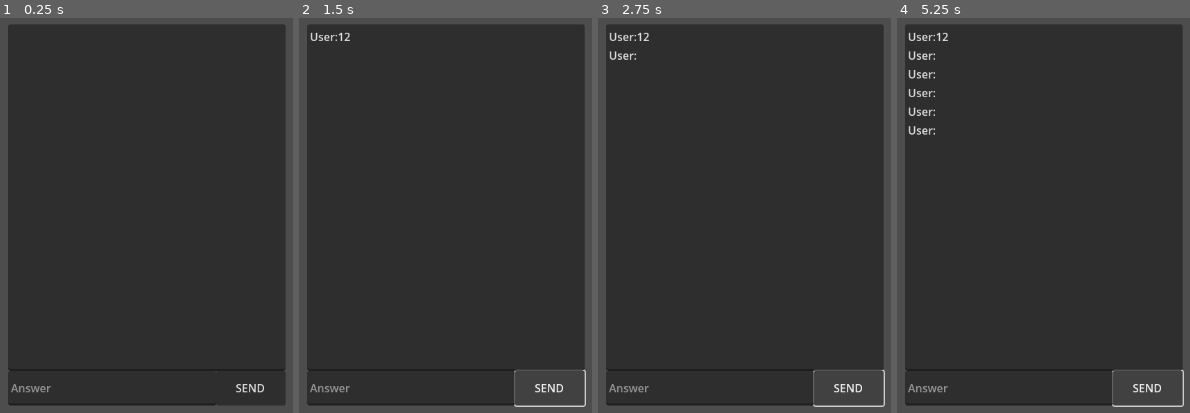
Above: before the commit, frames 1-4 (left to right).
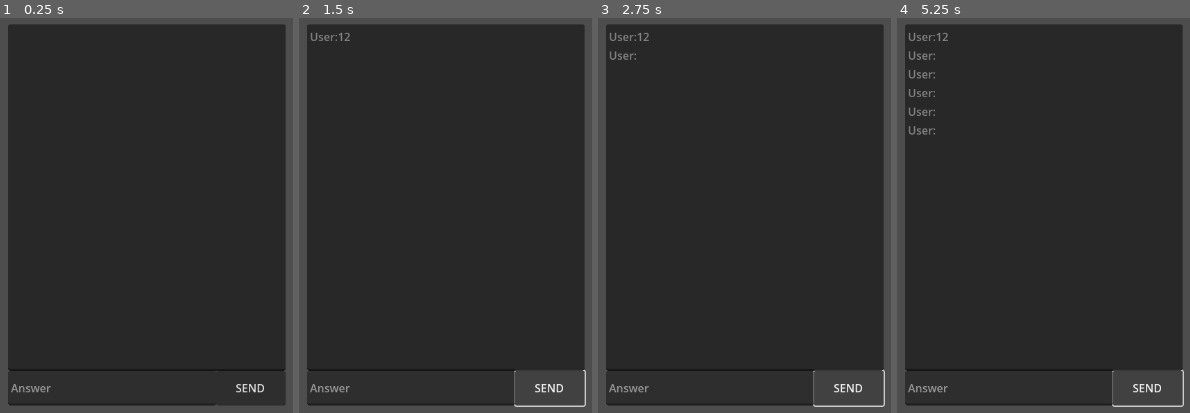
Above: after the commit, the same moments.

Repository: AmirH32/Bot-Or-Not
Game: Godot game, scene res://scenes/Chat.tscn
The game is run twice, just before and just after one commit, with the same random seed, the same clock (stepped at 60 frames per second) and the same inputs. This scene is started directly instead of the project's main scene.
Inputs (mouse positions are in pixels of both pictures, inside the frame that each line leads up to):
- Up to frame 1 (0.25 s): no input
- Up to frame 2 (1.5 s): click (410, 389) at 0.52 s; type "12" at 0.6 s; click "SEND" at 1.25 s
- Up to frame 3 (2.75 s): tap Enter at 2 s; hold Right (ui_right) from 2.03 s (still down)
- Up to frame 4 (5.25 s): tap Space at 2.75, 4.25 s; release Right (ui_right) at 2.78 s; hold Down (ui_down) 2.78-3.53 s; tap Enter at 3.5, 5 s; hold Right (ui_right) 3.53-4.28 s; hold Up (ui_up) 4.28-5.03 s; hold Left (ui_left) from 5.03 s (still down)

The runs differ from the first frame. In frame 2, 0.2% of the frame differs, in the area x 4-97%, y 3-90%; in frame 3, 0.3%; in frame 4, 0.6%.

Commit message:
text wrapping

Diff:
--- a/Scripts/chat.gd
+++ b/Scripts/chat.gd
@@ -2,7 +2,7 @@
 
 
 # Reference the TextEdit and Answer (input field) nodes
-@onready var text_edit = $TextEdit       # Main TextEdit box
+@onready var text_edit = $TextEdit      # Main TextEdit box
 @onready var answer_input = $Answer      # Input field (e.g., LineEdit or another TextEdit)
 @onready var http_request_node = $HTTPRequest # The HTTP Request node
 var prompt_count: int = 0 # initialise prompt count
--- a/scenes/Chat.tscn
+++ b/scenes/Chat.tscn
@@ -13,16 +13,20 @@
 offset_bottom = 50.0
 text = "SEND"
 
+[node name="TextEdit" type="TextEdit" parent="."]
+custom_minimum_size = Vector2(400, 500)
+offset_top = -500.0
+offset_right = 400.0
+editable = false
+wrap_mode = 1
+indent_wrapped_lines = true
+
 [node name="Answer" type="LineEdit" parent="."]
+clip_contents = true
 custom_minimum_size = Vector2(300, 50)
 offset_right = 300.0
 offset_bottom = 50.0
 placeholder_text = "Answer"
-
-[node name="TextEdit" type="TextEdit" parent="."]
-custom_minimum_size = Vector2(400, 500)
-offset_top = -500.0
-offset_right = 400.0
 
 [node name="Camera2D" type="Camera2D" parent="."]
 position = Vector2(198, -230)
